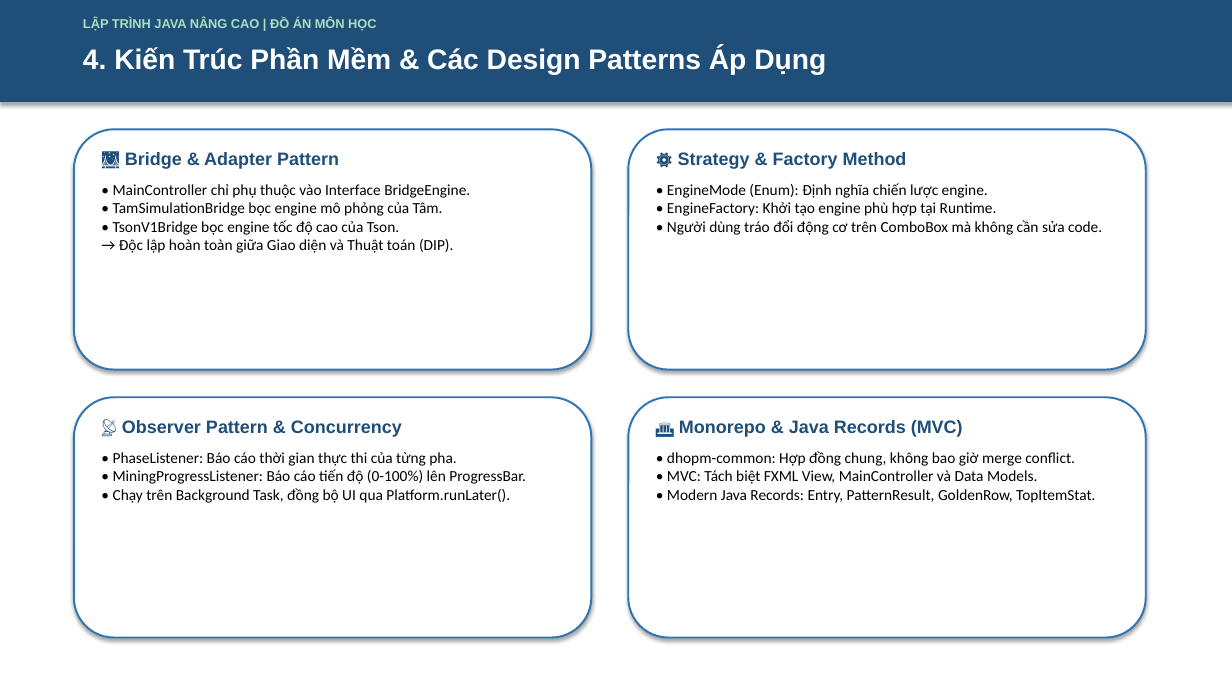
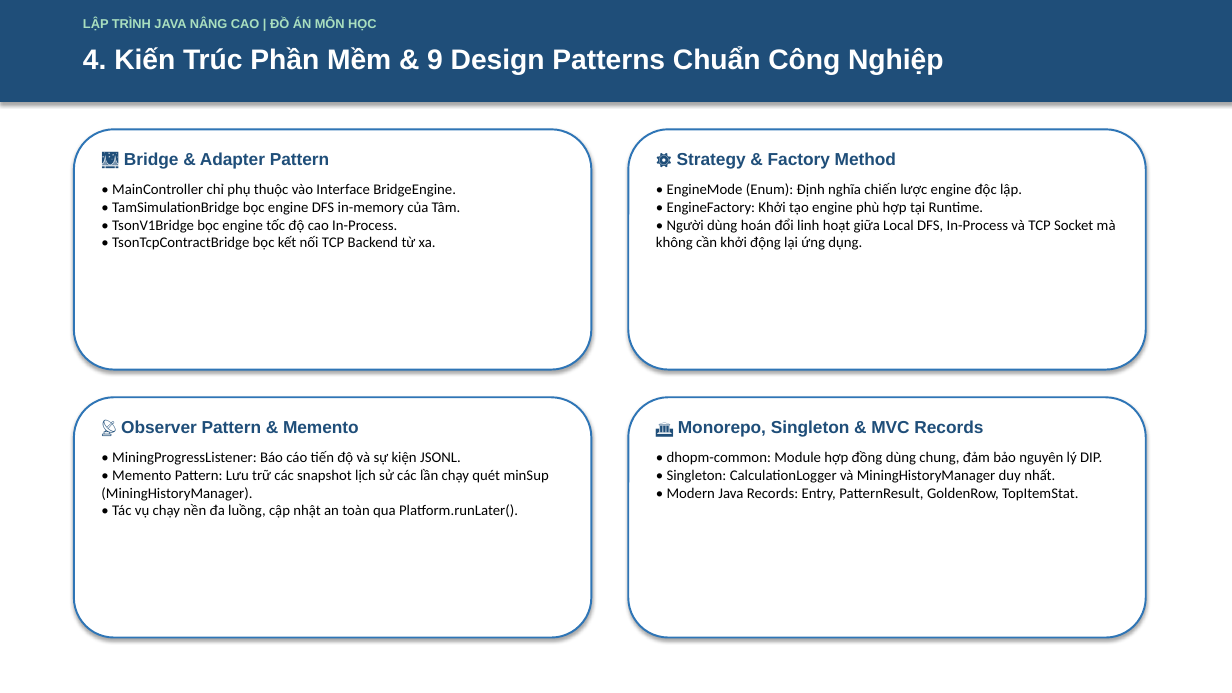
Before and after one commit to 2312741-sudo/javanc, a slide deck: slide 5 of docs/ThuyetTrinh_DeTai_DHOPM_2312741_NguyenThanhTam.pptx. Drawn at 1232x693 pixels with LibreOffice and Linux fonts; fonts in the diff are those of the drawing. Boxes give left, top, right and bottom in pixels: in the first picture for what was removed or moved away, otherwise in the second. Text is boxed around its words. In the diff, an @@ line names an element or a change of style, - is before the commit and + after.

```diff
--- a/docs/ThuyetTrinh_DeTai_DHOPM_2312741_NguyenThanhTam.pptx
+++ b/docs/ThuyetTrinh_DeTai_DHOPM_2312741_NguyenThanhTam.pptx
@@ text at <box>83,47,943,75</box>: text changed @@
-4. Kiến Trúc Phần Mềm & Các Design Patterns Áp Dụng
+4. Kiến Trúc Phần Mềm & 9 Design Patterns Chuẩn Công Nghiệp
@@ text "🌉 Bridge & Adapter Pattern" at <box>124,152,329,168</box>: size 14 to 13.5 pt @@
@@ text "⚙️ Strategy & Factory Method" at <box>677,152,896,168</box>: size 14 to 13.5 pt @@
@@ text at <box>112,183,461,250</box>: text changed; size 12 to 11.5 pt @@
-• MainController chỉ phụ thuộc vào Interface BridgeEngine.
-• TamSimulationBridge bọc engine mô phỏng của Tâm.
-• TsonV1Bridge bọc engine tốc độ cao của Tson.
-→ Độc lập hoàn toàn giữa Giao diện và Thuật toán (DIP).
+• MainController chỉ phụ thuộc vào Interface BridgeEngine.
+• TamSimulationBridge bọc engine DFS in-memory của Tâm.
+• TsonV1Bridge bọc engine tốc độ cao In-Process.
+• TsonTcpContractBridge bọc kết nối TCP Backend từ xa.
@@ text at <box>656,183,1116,250</box>: text changed; size 12 to 11.5 pt @@
-• EngineMode (Enum): Định nghĩa chiến lược engine.
-• EngineFactory: Khởi tạo engine phù hợp tại Runtime.
-• Người dùng tráo đổi động cơ trên ComboBox mà không cần sửa code.
+• EngineMode (Enum): Định nghĩa chiến lược engine độc lập.
+• EngineFactory: Khởi tạo engine phù hợp tại Runtime.
+• Người dùng hoán đổi linh hoạt giữa Local DFS, In-Process và TCP Socket mà không cần khởi động lại ứng dụng.
@@ text at <box>121,420,359,433</box>: text changed; size 14 to 13.5 pt @@
-📡 Observer Pattern & Concurrency
+📡 Observer Pattern & Memento
@@ text at <box>678,420,983,436</box>: text changed; size 14 to 13.5 pt @@
-🏛️ Monorepo & Java Records (MVC)
+🏛️ Monorepo, Singleton & MVC Records
@@ text at <box>101,451,549,518</box>: text changed; size 12 to 11.5 pt @@
-• PhaseListener: Báo cáo thời gian thực thi của từng pha.
-• MiningProgressListener: Báo cáo tiến độ (0-100%) lên ProgressBar.
-• Chạy trên Background Task, đồng bộ UI qua Platform.runLater().
+• MiningProgressListener: Báo cáo tiến độ và sự kiện JSONL.
+• Memento Pattern: Lưu trữ các snapshot lịch sử các lần chạy quét minSup (MiningHistoryManager).
+• Tác vụ chạy nền đa luồng, cập nhật an toàn qua Platform.runLater().
@@ text at <box>667,451,1102,501</box>: text changed; size 12 to 11.5 pt @@
-• dhopm-common: Hợp đồng chung, không bao giờ merge conflict.
-• MVC: Tách biệt FXML View, MainController và Data Models.
-• Modern Java Records: Entry, PatternResult, GoldenRow, TopItemStat.
+• dhopm-common: Module hợp đồng dùng chung, đảm bảo nguyên lý DIP.
+• Singleton: CalculationLogger và MiningHistoryManager duy nhất.
+• Modern Java Records: Entry, PatternResult, GoldenRow, TopItemStat.
```
Also in this commit, not shown: 10 other slides changed, 2 slides added, 1 other file.
